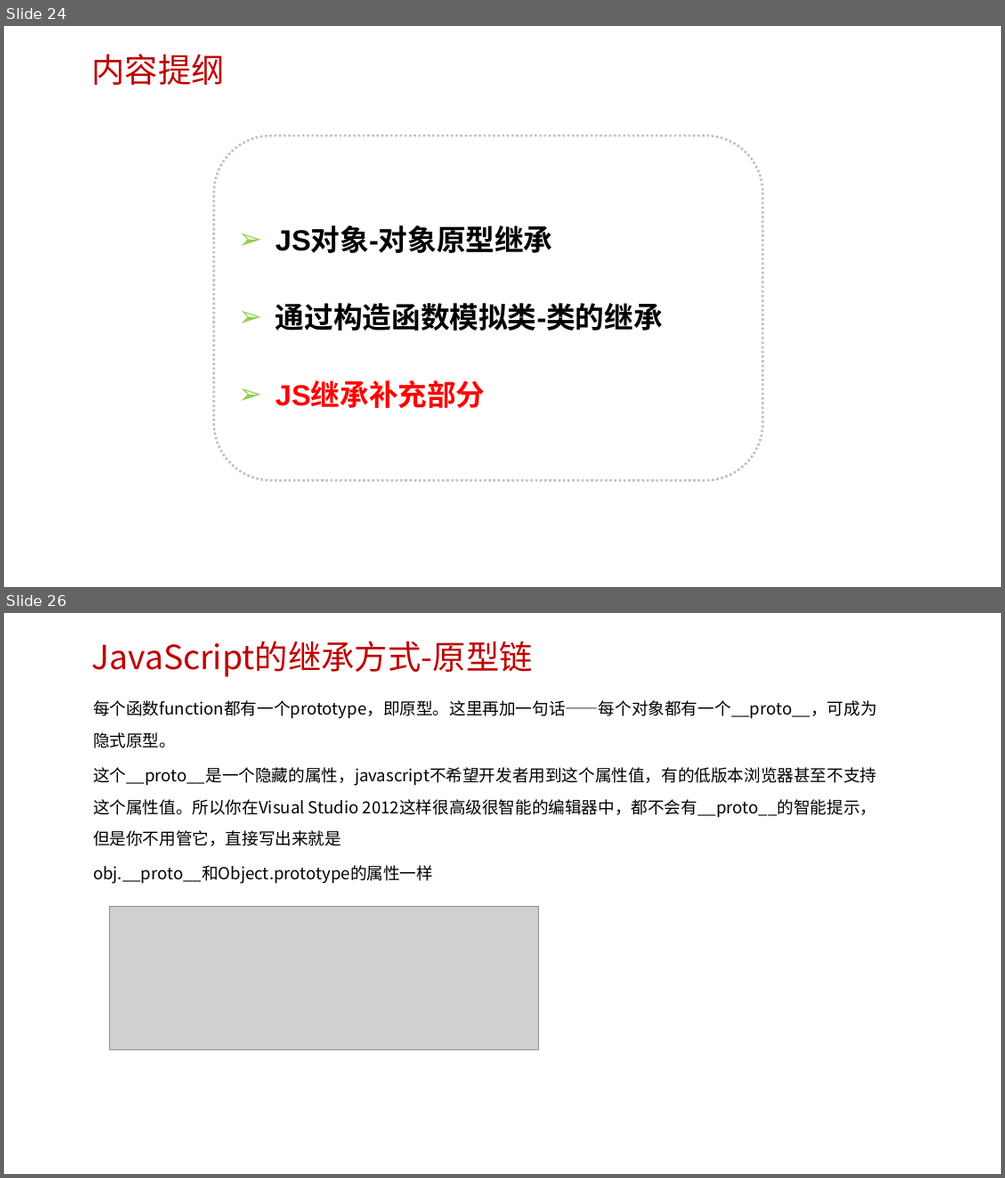
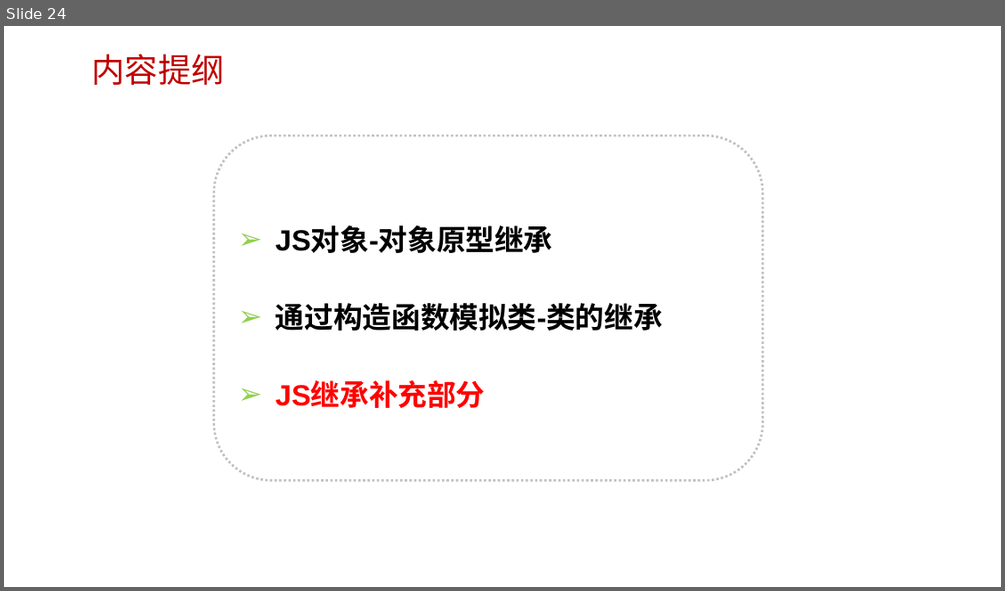
Before and after one commit to edu2act/course-javascript-advanced, a slide deck: 课程PPT/07.JavaScript面向对象编程 一.pptx. Shown one above the other, each under a label of ours: slides 24 and 26 before the commit, slide 24 after it; the slides between them are not shown. The pictures are 1005x1178 and 1005x591 pixels, drawn with LibreOffice and Linux fonts; fonts in the diff are those of the drawing; grey boxes stand for pictures; background and template pictures are left out. Boxes give left, top, right and bottom in pixels: in the first picture for what was removed or moved away, otherwise in the second. Text is boxed around its words. In the diff, an @@ line names an element or a change of style, - is before the commit and + after.

```diff
--- a/课程PPT/07.JavaScript面向对象编程 一.pptx
+++ b/课程PPT/07.JavaScript面向对象编程 一.pptx
@@ slide 26 removed at (4, 613, 1001, 1174), background picture (left out) @@
@@ text removed at (91, 641, 532, 677) @@
-JavaScript的继承方式-原型链
@@ text removed at (93, 700, 877, 884) @@
-每个函数function都有一个prototype，即原型。这里再加一句话——每个对象都有一个__proto__，可成为隐式原型。
-这个__proto__是一个隐藏的属性，javascript不希望开发者用到这个属性值，有的低版本浏览器甚至不支持这个属性值。所以你在Visual Studio 2012这样很高级很智能的编辑器中，都不会有__proto__的智能提示，但是你不用管它，直接写出来就是
-obj.__proto__和Object.prototype的属性一样
@@ picture removed at (110, 906, 539, 1049) @@
```
Also in this commit, not shown: 6 slides changed, 3 slides added, 10 other files.
